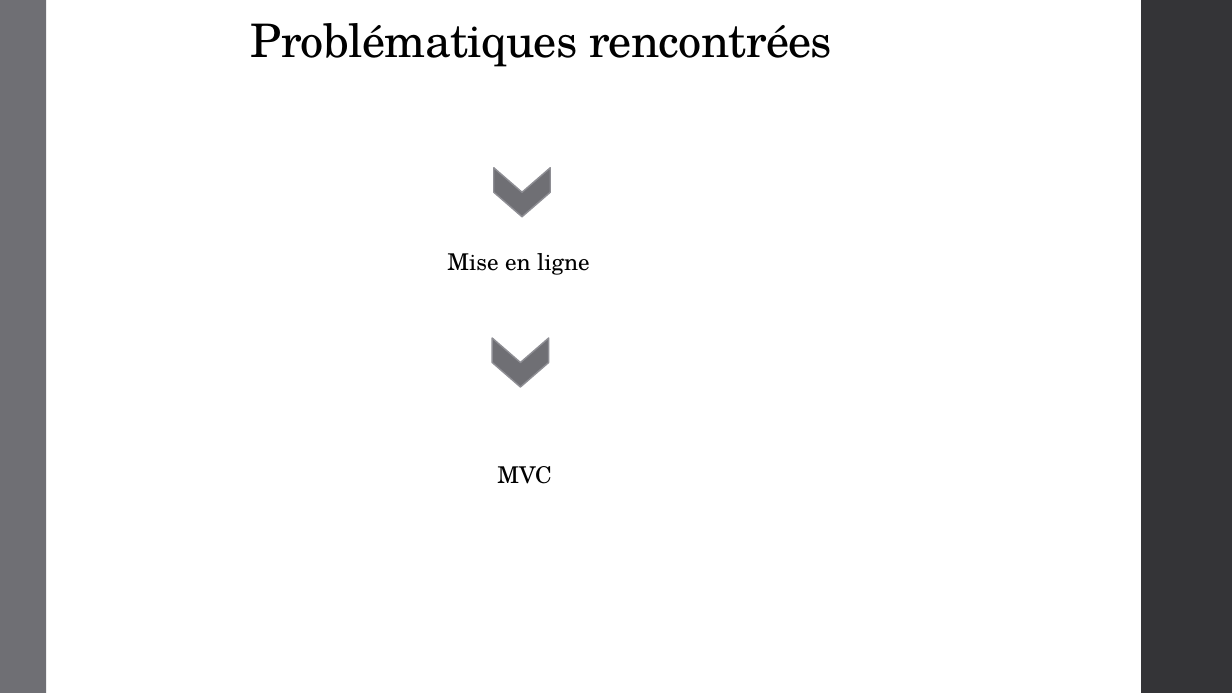
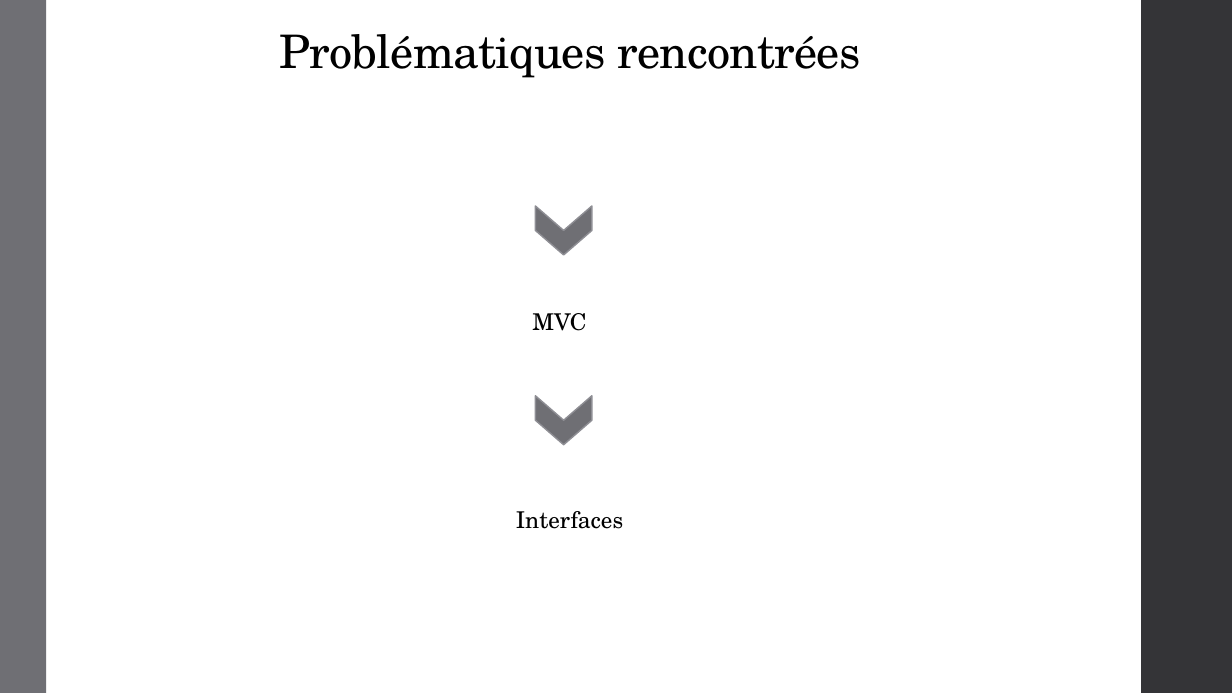
Before and after one commit to LaureenPerrin/project4_Blog-application-in-PHP-and-with-a-MySQL-database, a slide deck: slide 20 of powerpoint/project4.pptx (slide 21 before the commit). Drawn at 1232x693 pixels with LibreOffice and Linux fonts; fonts in the diff are those of the drawing. Boxes give left, top, right and bottom in pixels: in the first picture for what was removed or moved away, otherwise in the second. Text is boxed around its words. In the diff, an @@ line names an element or a change of style, - is before the commit and + after.

```diff
--- a/powerpoint/project4.pptx
+++ b/powerpoint/project4.pptx
@@ title "Problématiques rencontrées": place and size @@
-title "Problématiques rencontrées" at [251,23,832,67]
+title "Problématiques rencontrées" at [279,34,860,78]
@@ chevron: place and size @@
-chevron at [494,168,550,217]
+chevron at [536,206,592,255]
@@ text removed at [447,253,590,275] @@
-Mise en ligne
@@ text "MVC": place and size @@
-text "MVC" at [497,466,551,484]
+text "MVC" at [532,313,586,331]
@@ chevron: place and size @@
-chevron at [493,338,549,387]
+chevron at [536,396,592,445]
@@ text added at [516,511,623,529], 18 pt, text #000000 @@
+Interfaces
```
Also in this commit, not shown: 12 other slides changed, 1 slide added, 2 slides removed, 9 other files.
